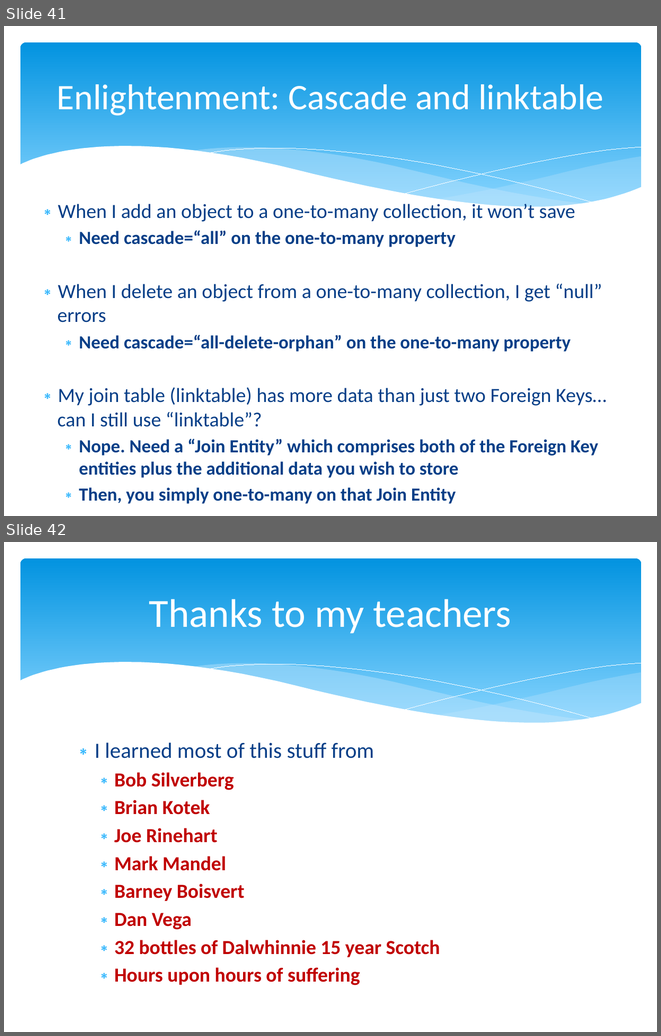
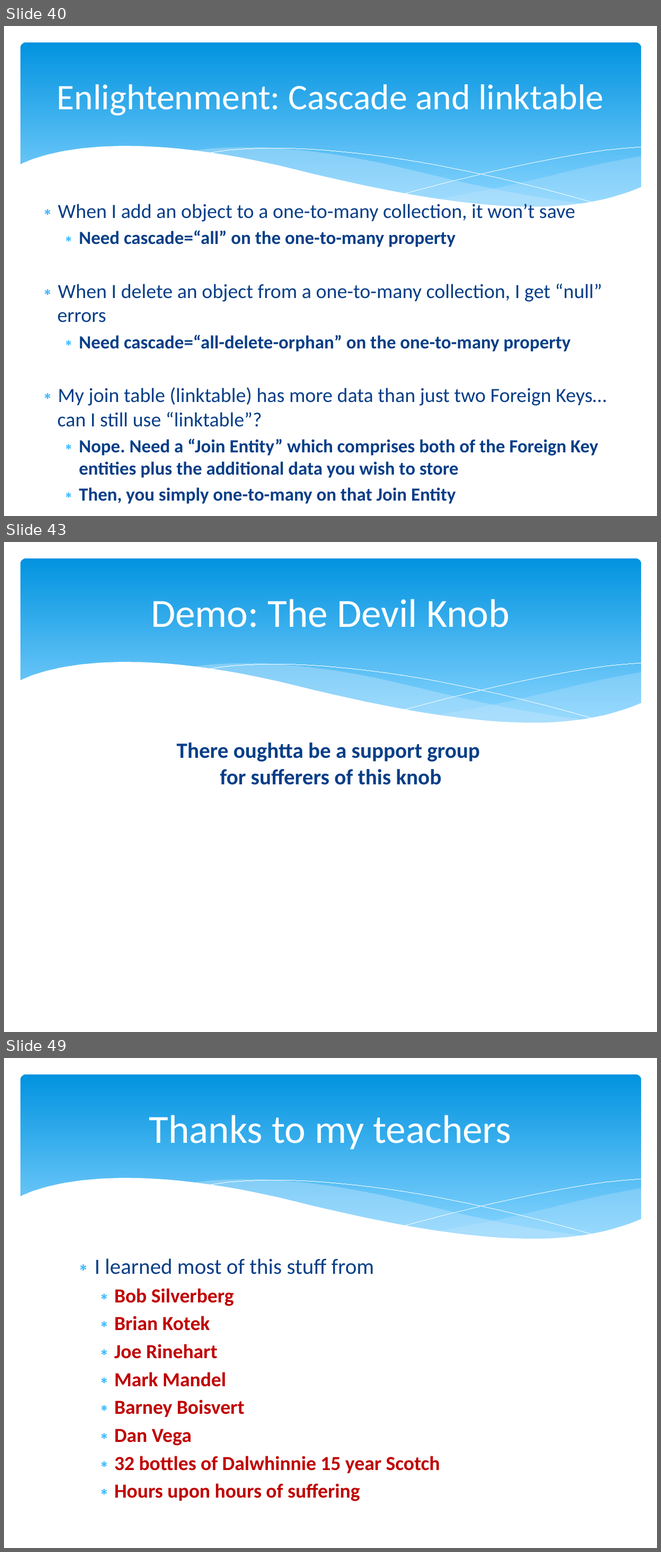
Before and after one commit to marcesher/mxunit-cfmeetups, a slide deck: CFObjective_ORMZen/preso/orm_zen.ppt.pptx. Shown one above the other, each under a label of ours: slides 41 and 42 before the commit, slides 40, 43 and 49 after it; the slides between them are not shown. The pictures are 661x1036 and 661x1552 pixels, drawn with LibreOffice and Linux fonts; fonts in the diff are those of the drawing. Boxes give left, top, right and bottom in pixels: in the first picture for what was removed or moved away, otherwise in the second. Text is boxed around its words. In the diff, an @@ line names an element or a change of style, - is before the commit and + after.

```diff
--- a/CFObjective_ORMZen/preso/orm_zen.ppt.pptx
+++ b/CFObjective_ORMZen/preso/orm_zen.ppt.pptx
@@ slide 43 added at (4, 542, 657, 1032), background #FFFFFF; not listed: 6 template elements that a slide beside it also shows @@
@@ title added at (151, 599, 510, 627), 44 pt, text #FFFFFF @@
+Demo: The Devil Knob
@@ text added at (177, 742, 480, 785), 24 pt, text #073E87, bold @@
+There oughtta be a support group
+for sufferers of this knob
@@ what was slide 41 is now slide 40 @@
@@ what was slide 42 is now slide 49 @@
```
Also in this commit, not shown: 10 slides changed, 7 other slides added, 1 slide removed, 1 other file.
